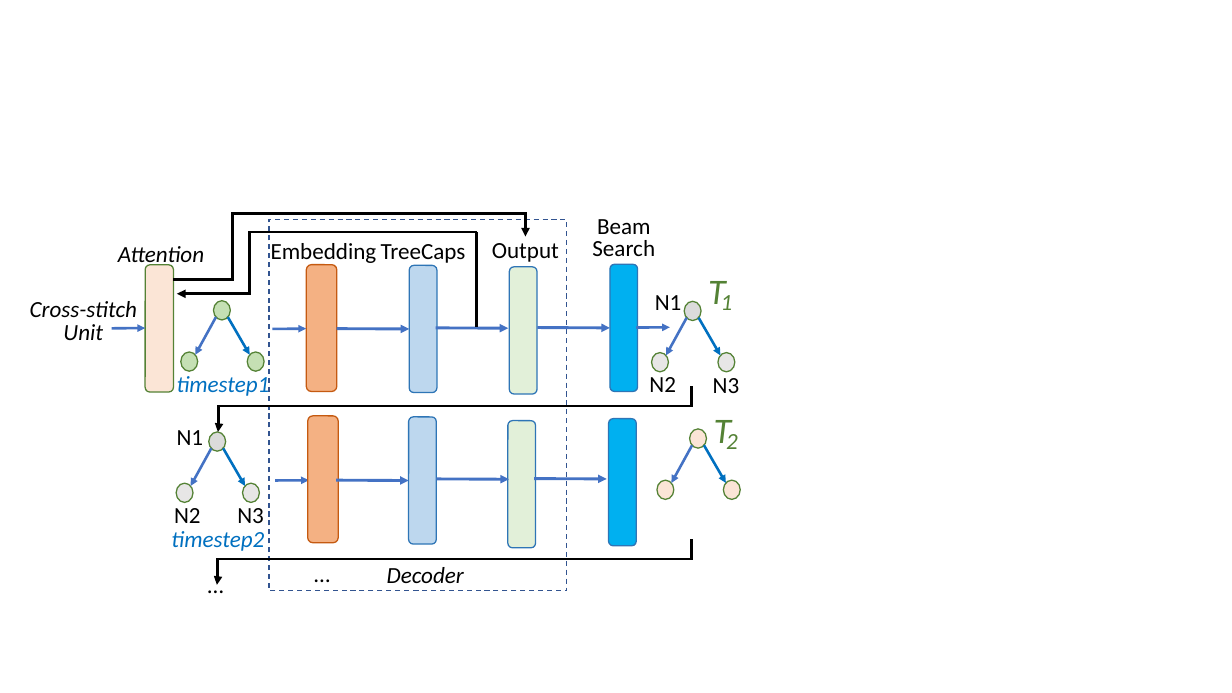
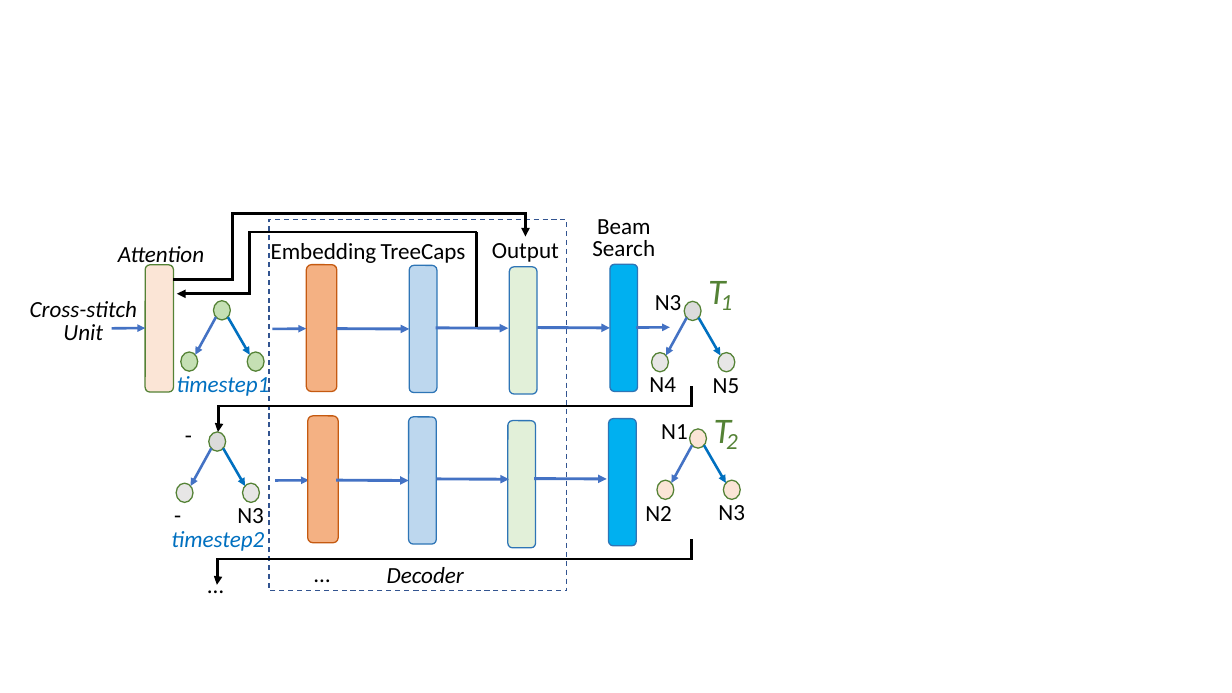
Before and after one commit to tien-n-nguyen/apr-study, a slide deck: slide 12 of Figures.pptx. Drawn at 1232x693 pixels with LibreOffice and Linux fonts; fonts in the diff are those of the drawing. Boxes give left, top, right and bottom in pixels: in the first picture for what was removed or moved away, otherwise in the second. Text is boxed around its words. In the diff, an @@ line names an element or a change of style, - is before the commit and + after.

```diff
--- a/Figures.pptx
+++ b/Figures.pptx
@@ text at (x1=655, y1=295, x2=682, y2=310): text changed @@
-N1
+N3
@@ text at (x1=649, y1=377, x2=676, y2=392): text changed @@
-N2
+N4
@@ text at (x1=713, y1=378, x2=740, y2=393): text changed @@
-N3
+N5
@@ text added at (x1=176, y1=417, x2=201, y2=454), 18 pt, text #000000 @@
+-
@@ text "N1" moved from (x1=177, y1=430, x2=204, y2=445) to (x1=661, y1=424, x2=688, y2=439) @@
@@ text added at (x1=165, y1=495, x2=191, y2=532), 18 pt, text #000000 @@
+-
@@ text "N2" moved from (x1=174, y1=508, x2=201, y2=523) to (x1=645, y1=506, x2=672, y2=521) @@
@@ text added at (x1=718, y1=505, x2=745, y2=520), 18 pt, text #000000 @@
+N3
```
Also in this commit, not shown: 1 other file.
